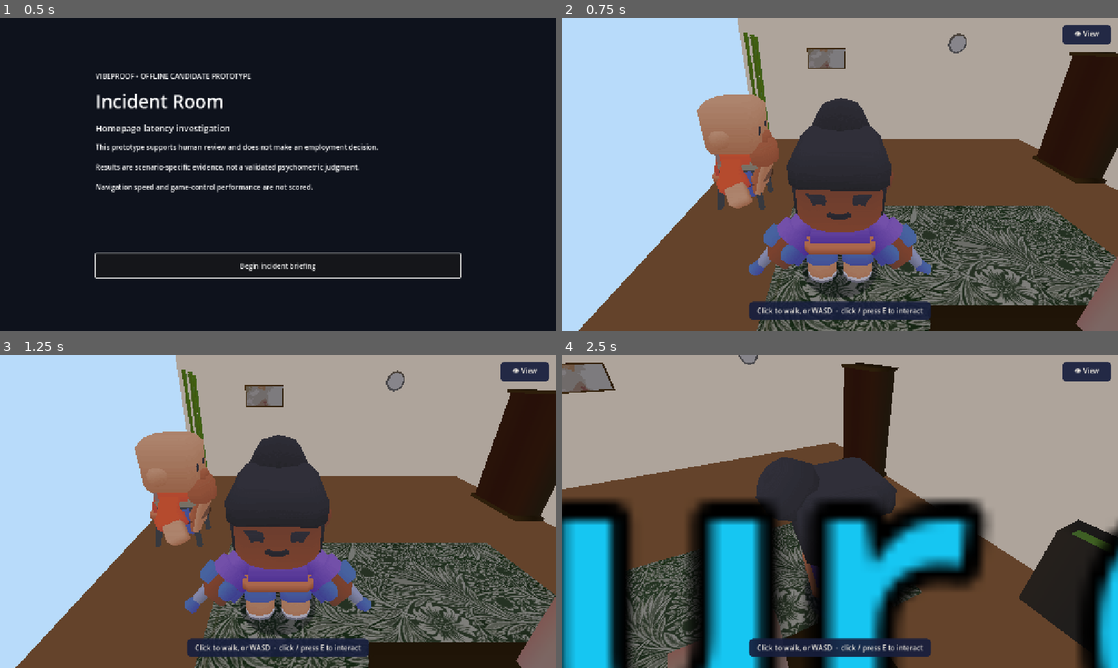
Above: before the commit, frames 1-4 (two rows, left to right).
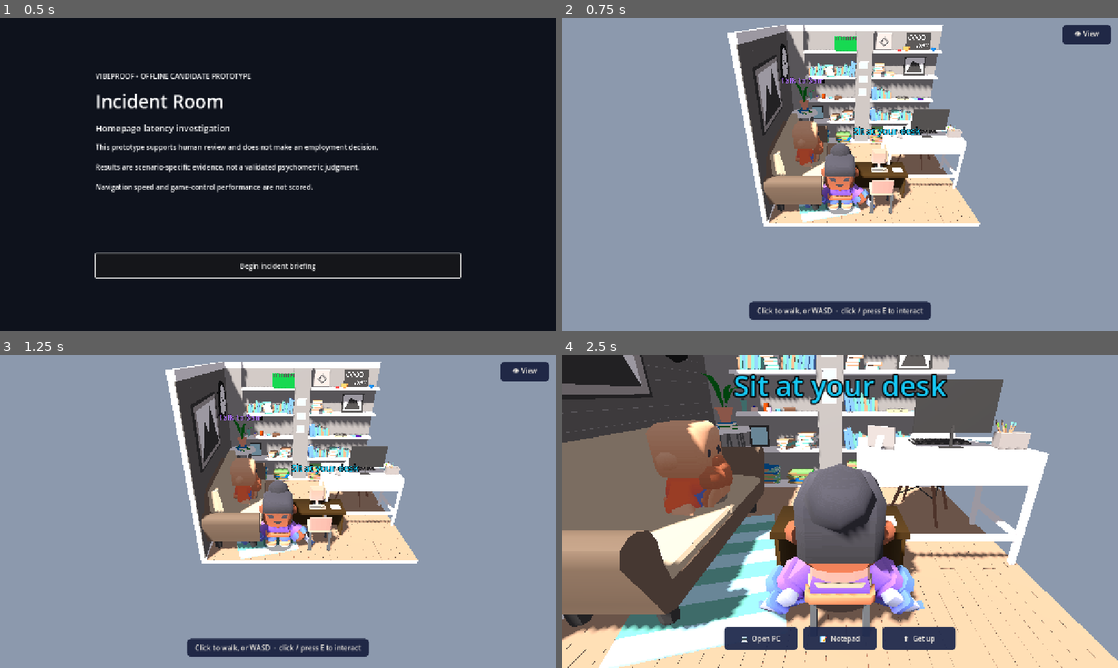
Above: after the commit, the same moments.

Repository: mengfoong-dev/codex-candidate-assesment-system
Game: Godot game, scene res://scenes/main/main.tscn
Same seed, same stepped clock (60 frames per second), same inputs: the game is played once before the commit and once after it.
Inputs (mouse positions are in pixels of both pictures, inside the frame that each line leads up to):
- Up to frame 1 (0.5 s): no input
- Up to frame 2 (0.75 s): click "Begin incident briefing" at 0.5 s
- Up to frame 3 (1.25 s): no input
- Up to frame 4 (2.5 s): tap Enter at 1.25, 2 s; move the mouse to (962, 495) at 1.27 s; hold D (move_right) 1.28-2 s; tap E (interact) at 1.35 s; click (962, 495) at 1.42 s; drag from (728, 527) to (812, 574) at 2.02 s

Frame 1 is identical in both runs. In frame 2, 96% of the frame differs, in the area x 0-100%, y 0-100%; in frame 3, 96%; in frame 4, 97%.

Commit message:
revert: restore the Office Room 15 diorama room
Roll the 3D room back to the diorama (Office Room 15 cutaway + front-center
workstation, over-the-shoulder desk framing, soft grey-blue backdrop) and drop
the hand-built enclosed office. 12/12 test suites pass; web build .pck 1862340 B
deployed to vibeproof-web and verified live (byte-exact).

Diff:
--- a/apps/incident-room/scenes/room/enclosed_office.tscn
+++ /dev/null
@@ -1,93 +0,0 @@
-[gd_scene load_steps=14 format=3]
-
-[ext_resource type="Material" path="res://resources/materials/cream_architecture.tres" id="1_cream"]
-[ext_resource type="Material" path="res://resources/materials/warm_wood.tres" id="2_wood"]
-[ext_resource type="Material" path="res://resources/materials/navy_trim.tres" id="3_navy"]
-[ext_resource type="Mesh" uid="uid://hhqqgqk3rtpo" path="res://assets/third_party/vnb-office-set/Bookshelf.obj" id="4_shelf"]
-[ext_resource type="Mesh" uid="uid://dkh7nu2l36rq0" path="res://assets/third_party/vnb-office-set/Rug_A.obj" id="5_rug"]
-[ext_resource type="Mesh" uid="uid://c5hb2b8thixgk" path="res://assets/third_party/vnb-office-set/Nature_Deco.obj" id="6_plant"]
-[ext_resource type="Mesh" uid="uid://c21f1wmmeet1m" path="res://assets/third_party/vnb-office-set/Nature_Deco_Bamboo1.obj" id="7_bamboo"]
-[ext_resource type="Mesh" uid="uid://bnfu8fkrcat0" path="res://assets/third_party/vnb-office-set/Painting.obj" id="8_paint"]
-[ext_resource type="Mesh" uid="uid://c8067alib4hi5" path="res://assets/third_party/vnb-office-set/Clock.obj" id="9_clock"]
-
-[sub_resource type="BoxMesh" id="FloorMesh"]
-size = Vector3(7, 0.1, 7)
-
-[sub_resource type="BoxMesh" id="CeilMesh"]
-size = Vector3(7, 0.1, 7)
-
-[sub_resource type="BoxMesh" id="WallX"]
-size = Vector3(0.2, 3, 7)
-
-[sub_resource type="StandardMaterial3D" id="WindowMat"]
-shading_mode = 0
-albedo_color = Color(0.72, 0.86, 0.98, 1)
-emission_enabled = true
-emission = Color(0.72, 0.86, 0.98, 1)
-emission_energy_multiplier = 0.6
-
-[node name="EnclosedOffice" type="Node3D"]
-
-[node name="Floor" type="MeshInstance3D" parent="."]
-transform = Transform3D(1, 0, 0, 0, 1, 0, 0, 0, 1, 0, -0.05, 0)
-mesh = SubResource("FloorMesh")
-surface_material_override/0 = ExtResource("2_wood")
-
-[node name="Ceiling" type="MeshInstance3D" parent="."]
-transform = Transform3D(1, 0, 0, 0, 1, 0, 0, 0, 1, 0, 3.05, 0)
-mesh = SubResource("CeilMesh")
-surface_material_override/0 = ExtResource("1_cream")
-
-[node name="WallBack" type="MeshInstance3D" parent="."]
-transform = Transform3D(0, 0, 1, 0, 1, 0, -1, 0, 0, 0, 1.5, -3.5)
-mesh = SubResource("WallX")
-surface_material_override/0 = ExtResource("1_cream")
-
-[node name="WallFront" type="MeshInstance3D" parent="."]
-transform = Transform3D(0, 0, 1, 0, 1, 0, -1, 0, 0, 0, 1.5, 3.5)
-mesh = SubResource("WallX")
-surface_material_override/0 = ExtResource("1_cream")
-
-[node name="WallLeft" type="MeshInstance3D" parent="."]
-transform = Transform3D(1, 0, 0, 0, 1, 0, 0, 0, 1, -3.5, 1.5, 0)
-mesh = SubResource("WallX")
-surface_material_override/0 = ExtResource("1_cream")
-
-[node name="WallRight" type="MeshInstance3D" parent="."]
-transform = Transform3D(1, 0, 0, 0, 1, 0, 0, 0, 1, 3.5, 1.5, 0)
-mesh = SubResource("WallX")
-surface_material_override/0 = ExtResource("1_cream")
-
-[node name="WindowLeft1" type="MeshInstance3D" parent="."]
-transform = Transform3D(0.05, 0, 0, 0, 1.3, 0, 0, 0, 1.6, -3.4, 1.7, -1.2)
-mesh = SubResource("WallX")
-surface_material_override/0 = SubResource("WindowMat")
-
-[node name="WindowLeft2" type="MeshInstance3D" parent="."]
-transform = Transform3D(0.05, 0, 0, 0, 1.3, 0, 0, 0, 1.6, -3.4, 1.7, 1.2)
-mesh = SubResource("WallX")
-surface_material_override/0 = SubResource("WindowMat")
-
-[node name="Rug" type="MeshInstance3D" parent="."]
-transform = Transform3D(4, 0, 0, 0, 1, 0, 0, 0, 4, 0, 0.02, 0.8)
-mesh = ExtResource("5_rug")
-
-[node name="Bookshelf" type="MeshInstance3D" parent="."]
-transform = Transform3D(0, 0, 1, 0, 1, 0, -1, 0, 0, 3.2, 0, -1.5)
-mesh = ExtResource("4_shelf")
-
-[node name="PlantBackLeft" type="MeshInstance3D" parent="."]
-transform = Transform3D(1, 0, 0, 0, 1, 0, 0, 0, 1, -3.0, 0, -3.0)
-mesh = ExtResource("7_bamboo")
-
-[node name="PlantFrontRight" type="MeshInstance3D" parent="."]
-transform = Transform3D(1, 0, 0, 0, 1, 0, 0, 0, 1, 3.0, 0, 3.0)
-mesh = ExtResource("6_plant")
-
-[node name="Painting" type="MeshInstance3D" parent="."]
-transform = Transform3D(1, 0, 0, 0, 1, 0, 0, 0, 1, -1.5, 1.9, -3.38)
-mesh = ExtResource("8_paint")
-
-[node name="Clock" type="MeshInstance3D" parent="."]
-transform = Transform3D(1, 0, 0, 0, 1, 0, 0, 0, 1, 1.4, 2.2, -3.38)
-mesh = ExtResource("9_clock")
--- a/apps/incident-room/scenes/room/incident_room.tscn
+++ b/apps/incident-room/scenes/room/incident_room.tscn
@@ -1,29 +1,25 @@
-[gd_scene load_steps=13 format=3]
+[gd_scene load_steps=11 format=3]
 
 [ext_resource type="PackedScene" path="res://scenes/player/player.tscn" id="1_player"]
 [ext_resource type="PackedScene" path="res://scenes/stations/station_trigger.tscn" id="2_station"]
 [ext_resource type="Script" path="res://scripts/presentation/follow_camera.gd" id="17_cam"]
+[ext_resource type="PackedScene" uid="uid://dbph8hxieq235" path="res://assets/third_party/office-room-15/office_room_15.glb" id="18_room"]
 [ext_resource type="Script" path="res://scripts/presentation/mesh_collider.gd" id="21_collider"]
 [ext_resource type="PackedScene" path="res://scenes/player/senior_visual.tscn" id="24_senior"]
 [ext_resource type="PackedScene" path="res://scenes/room/workstation.tscn" id="25_workstation"]
-[ext_resource type="PackedScene" path="res://scenes/room/enclosed_office.tscn" id="26_office"]
-[ext_resource type="Mesh" uid="uid://do7o868e5cnsb" path="res://assets/third_party/vnb-office-set/Chair_A.obj" id="27_samchair"]
 
 [sub_resource type="Environment" id="Environment_room"]
 background_mode = 1
-background_color = Color(0.5, 0.55, 0.62, 1)
+background_color = Color(0.55, 0.6, 0.68, 1)
 ambient_light_source = 3
-ambient_light_color = Color(0.78, 0.77, 0.8, 1)
-ambient_light_energy = 0.85
+ambient_light_color = Color(0.72, 0.7, 0.74, 1)
+ambient_light_energy = 0.7
 
 [sub_resource type="BoxShape3D" id="FloorShape"]
-size = Vector3(7, 0.2, 7)
+size = Vector3(12, 0.2, 12)
 
-[sub_resource type="BoxShape3D" id="WallZ"]
-size = Vector3(7, 3, 0.4)
-
-[sub_resource type="BoxShape3D" id="WallX"]
-size = Vector3(0.4, 3, 7)
+[sub_resource type="BoxShape3D" id="WallShape"]
+size = Vector3(6, 3, 0.4)
 
 [node name="IncidentRoom" type="Node3D"]
 
@@ -31,26 +27,26 @@
 environment = SubResource("Environment_room")
 
 [node name="KeyLight" type="DirectionalLight3D" parent="."]
-transform = Transform3D(1, 0, 0, 0, 0.82, 0.57, 0, -0.57, 0.82, 0, 0, 0)
-rotation_degrees = Vector3(-55, -34, 0)
+rotation_degrees = Vector3(-52, -34, 0)
 light_color = Color(1, 0.97, 0.92, 1)
-light_energy = 1.1
+light_energy = 1.2
 shadow_enabled = true
 
 [node name="Camera3D" type="Camera3D" parent="."]
-transform = Transform3D(1, 0, 0, 0, 0.82, 0.57, 0, -0.57, 0.82, 0, 3.0, 3.9)
-fov = 62.0
+transform = Transform3D(1, 0, 0, 0, 0.8, 0.6, 0, -0.6, 0.8, -0.3, 4.55, 6.8)
+fov = 60.0
 current = true
 script = ExtResource("17_cam")
 target_path = NodePath("../Player")
-offset = Vector3(0, 3.0, 3.9)
-look_height = 1.1
+offset = Vector3(0, 4.5, 6.0)
+look_height = 1.0
 
-[node name="Office" parent="." instance=ExtResource("26_office")]
+[node name="OfficeRoom15" parent="." instance=ExtResource("18_room")]
+transform = Transform3D(0.011, 0, 0, 0, 0.011, 0, 0, 0, 0.011, 0, 0, 0)
 
 [node name="RoomCollision" type="Node" parent="."]
 script = ExtResource("21_collider")
-target_path = NodePath("../Office")
+target_path = NodePath("../OfficeRoom15")
 
 [node name="Architecture" type="Node3D" parent="."]
 
@@ -62,27 +58,24 @@
 
 [node name="Walls" type="StaticBody3D" parent="Architecture"]
 
-[node name="Back" type="CollisionShape3D" parent="Architecture/Walls"]
-transform = Transform3D(1, 0, 0, 0, 1, 0, 0, 0, 1, 0, 1.5, -3.5)
-shape = SubResource("WallZ")
+[node name="RearCollision" type="CollisionShape3D" parent="Architecture/Walls"]
+position = Vector3(0, 1.5, -2.65)
+shape = SubResource("WallShape")
 
-[node name="Front" type="CollisionShape3D" parent="Architecture/Walls"]
-transform = Transform3D(1, 0, 0, 0, 1, 0, 0, 0, 1, 0, 1.5, 3.5)
-shape = SubResource("WallZ")
+[node name="FrontCollision" type="CollisionShape3D" parent="Architecture/Walls"]
+position = Vector3(0, 1.5, 2.65)
+shape = SubResource("WallShape")
 
-[node name="Left" type="CollisionShape3D" parent="Architecture/Walls"]
-transform = Transform3D(1, 0, 0, 0, 1, 0, 0, 0, 1, -3.5, 1.5, 0)
-shape = SubResource("WallX")
+[node name="LeftCollision" type="CollisionShape3D" parent="Architecture/Walls"]
+transform = Transform3D(0, 0, 1, 0, 1, 0, -1, 0, 0, -2.65, 1.5, 0)
+shape = SubResource("WallShape")
 
-[node name="Right" type="CollisionShape3D" parent="Architecture/Walls"]
-transform = Transform3D(1, 0, 0, 0, 1, 0, 0, 0, 1, 3.5, 1.5, 0)
-shape = SubResource("WallX")
-
-[node name="Workstation" parent="." instance=ExtResource("25_workstation")]
-transform = Transform3D(1, 0, 0, 0, 1, 0, 0, 0, 1, 0, 0, 2.55)
+[node name="RightCollision" type="CollisionShape3D" parent="Architecture/Walls"]
+transform = Transform3D(0, 0, 1, 0, 1, 0, -1, 0, 0, 2.65, 1.5, 0)
+shape = SubResource("WallShape")
 
 [node name="Senior" type="Node3D" parent="."]
-transform = Transform3D(0, 0, 1, 0, 1, 0, -1, 0, 0, -2.6, 0.42, -0.4)
+transform = Transform3D(0, 0, 1, 0, 1, 0, -1, 0, 0, -1.8, 0.82, 0.5)
 
 [node name="Body" parent="Senior" instance=ExtResource("24_senior")]
 
@@ -91,12 +84,11 @@
 station_title = "Talk to Sam"
 accent_color = Color(0.66, 0.42, 0.94, 1)
 
-[node name="SamChair" type="MeshInstance3D" parent="."]
-transform = Transform3D(0, 0, 1, 0, 1, 0, -1, 0, 0, -2.6, 0, -0.4)
-mesh = ExtResource("27_samchair")
+[node name="Workstation" parent="." instance=ExtResource("25_workstation")]
+transform = Transform3D(1, 0, 0, 0, 1, 0, 0, 0, 1, 0.3, 0, 1.4)
 
 [node name="MyDesk" type="Node3D" parent="."]
-transform = Transform3D(1, 0, 0, 0, 1, 0, 0, 0, 1, 0, 0, 2.95)
+transform = Transform3D(1, 0, 0, 0, 1, 0, 0, 0, 1, 0.3, 0, 2.1)
 
 [node name="Trigger" parent="MyDesk" instance=ExtResource("2_station")]
 station_id = "my_desk"
@@ -104,6 +96,6 @@
 accent_color = Color(0.1, 0.78, 0.95, 1)
 
 [node name="Player" parent="." instance=ExtResource("1_player")]
-position = Vector3(-1.2, 0.05, 1.0)
+position = Vector3(-0.8, 0.05, 2.2)
 camera_path = NodePath("../Camera3D")
-movement_speed = 3.2
+movement_speed = 2.8
--- a/apps/incident-room/scripts/presentation/follow_camera.gd
+++ b/apps/incident-room/scripts/presentation/follow_camera.gd
@@ -85,18 +85,6 @@
 
     # Smoothly trail the third-person anchor even while blended, so returning is stable.
     var desired := _target.global_position + _third_offset()
-    # Spring-arm: in the enclosed room, pull the camera in if a wall/ceiling is between
-    # it and the player so it never ends up outside or clipped through geometry.
-    var pivot := _target.global_position + Vector3.UP * look_height
-    var space := get_world_3d().direct_space_state
-    if space != null:
-        var q := PhysicsRayQueryParameters3D.create(pivot, desired)
-        q.collision_mask = 1
-        if _target is CollisionObject3D:
-            q.exclude = [(_target as CollisionObject3D).get_rid()]
-        var hit := space.intersect_ray(q)
-        if not hit.is_empty():
-            desired = (hit.position as Vector3) + ((pivot - desired).normalized() * 0.25)
     _third_pos = _third_pos.lerp(desired, clampf(follow_speed * delta, 0.0, 1.0))
 
     var w := smoothstep(0.0, 1.0, _blend)
--- a/apps/incident-room/scripts/presentation/main.gd
+++ b/apps/incident-room/scripts/presentation/main.gd
@@ -31,11 +31,11 @@
 # Player sits behind the workstation (at +Z) facing -Z toward the monitor and the open
 # room beyond. Over-the-shoulder desk framing (from outside the cutaway looking in) —
 # a true in-room first-person view sees the diorama's open void, so we frame from behind.
-const DESK_SEAT := Transform3D(Basis(Vector3.UP, PI), Vector3(0, 0.45, 3.15))
-# Seated first-person: eye at the seated player looking -Z across the enclosed room
-# (over the monitor into the office). Works now that the room has 4 walls + ceiling.
-const DESK_CAM_POS := Vector3(0, 1.85, 3.45)
-const DESK_CAM_LOOK := Vector3(0, 0.85, 1.4)
+const DESK_SEAT := Transform3D(Basis(Vector3.UP, PI), Vector3(0.3, 0.45, 2.0))
+# Over-the-shoulder desk framing. (True first-person is not viable in this cutaway
+# diorama — an eye-level view either fills with the monitor or shows the open void.)
+const DESK_CAM_POS := Vector3(0.3, 2.3, 4.3)
+const DESK_CAM_LOOK := Vector3(0.3, 0.9, 1.1)
 
 var _desk_hud: Control
 
--- a/apps/incident-room/tests/test_room_contracts.gd
+++ b/apps/incident-room/tests/test_room_contracts.gd
@@ -56,7 +56,7 @@
     t.assert_false(controller_source.contains("EventLogger"), "movement does not call event logger")
 
     # Office Room 15 environment plus the player's desk-interaction and the senior NPC.
-    t.assert_true(room.get_node_or_null("Office") is Node3D, "room has the office environment")
+    t.assert_true(room.get_node_or_null("OfficeRoom15") is Node3D, "room has the office environment")
     t.assert_true(room.get_node_or_null("MyDesk") is Node3D, "room has the player's desk interaction")
     t.assert_true(room.get_node_or_null("Senior") is Node3D, "room has the senior NPC")
 
